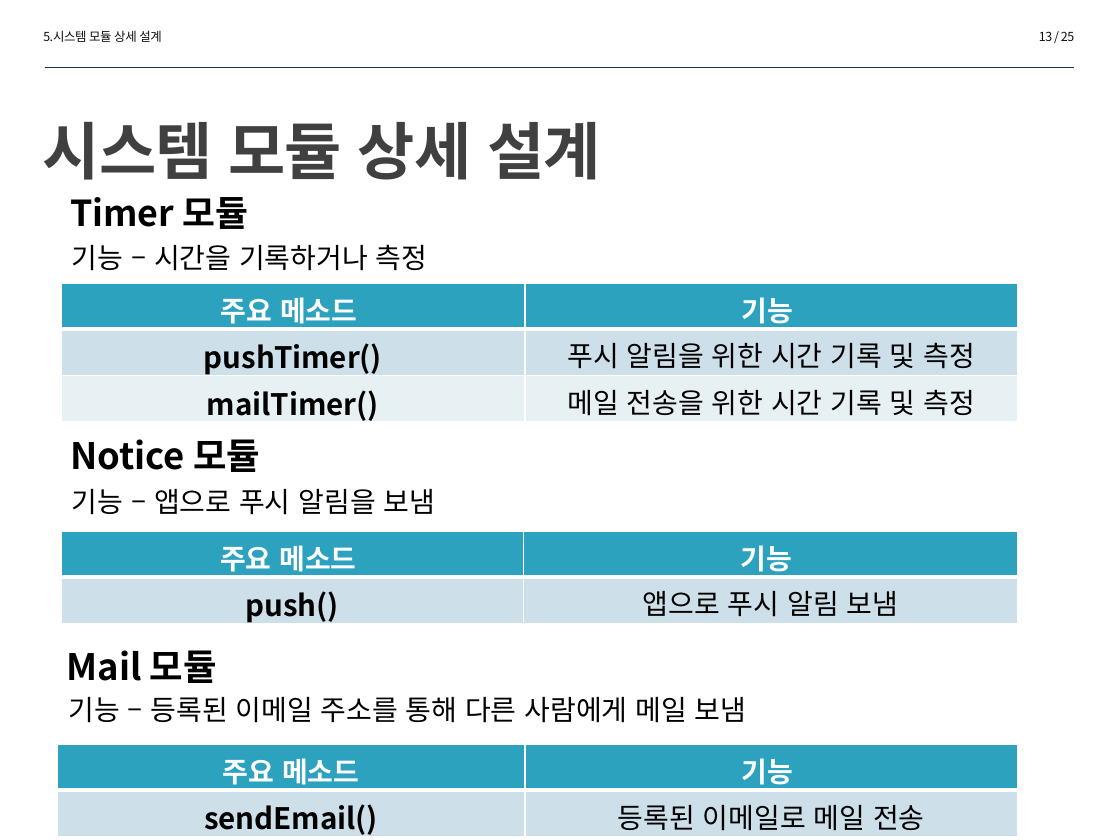
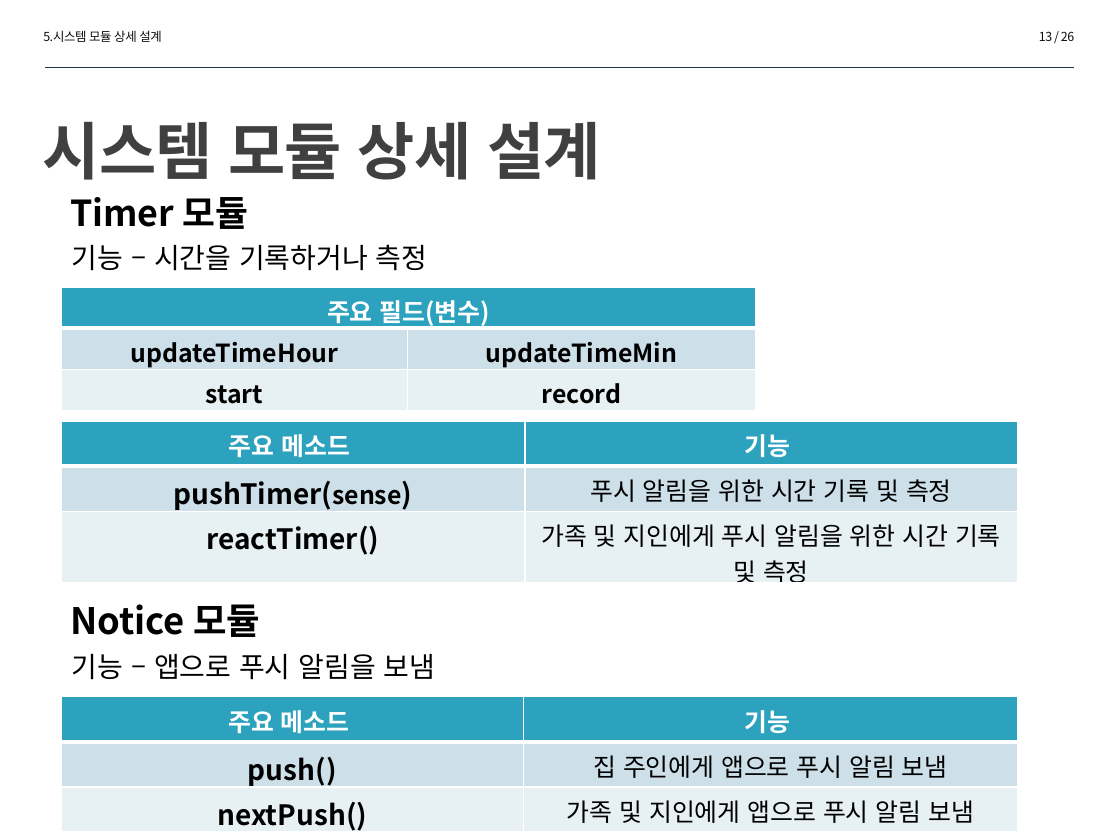
Before and after one commit to dlalscjf94/MinjeongLee, a slide deck: slide 13 of 설계서4-10(이민철,민준호,정재훈).pptx. Drawn at 1120x840 pixels with LibreOffice and Linux fonts; fonts in the diff are those of the drawing. Boxes give left, top, right and bottom in pixels: in the first picture for what was removed or moved away, otherwise in the second. Text is boxed around its words. In the diff, an @@ line names an element or a change of style, - is before the commit and + after.

```diff
--- a/설계서4-10(이민철,민준호,정재훈).pptx
+++ b/설계서4-10(이민철,민준호,정재훈).pptx
@@ page number at [1039, 31, 1074, 41]: text changed @@
-13 / 25
+13 / 26
@@ table added at [62, 287, 756, 410], 3 rows, 2 columns @@
+주요 필드(변수) | 
+updateTimeHour | updateTimeMin
+start | record
@@ table at [60, 421, 1017, 586] @@
-row 2, column 1: pushTimer()
+row 2, column 1: pushTimer(sense)
-row 3, column 1: mailTimer()
+row 3, column 1: reactTimer()
-row 3, column 2: 메일 전송을 위한 시간 기록 및 측정
+row 3, column 2: 가족 및 지인에게 푸시 알림을 위한 시간 기록 및 측정
@@ size 18 to 16 pt in "주요 메소드", "기능", "푸시 알림을 위한 시간 기록 및 측정" @@
@@ table: place and size @@
-table at [60, 283, 1017, 425]
+table at [60, 421, 1017, 586]
@@ text "Notice 모듈": place and size @@
-text "Notice 모듈" at [70, 439, 260, 472]
+text "Notice 모듈" at [70, 604, 260, 637]
@@ text "기능 – 앱으로 푸시 알림을 ...": place and size @@
-text "기능 – 앱으로 푸시 알림을 ..." at [72, 489, 436, 515]
+text "기능 – 앱으로 푸시 알림을 ..." at [72, 654, 436, 680]
@@ text removed at [67, 650, 217, 683] @@
-Mail 모듈
@@ table at [60, 697, 1017, 835] @@
-row 2: push() | 앱으로 푸시 알림 보냄
+row 2: push() | 집 주인에게 앱으로 푸시 알림 보냄
+row 3: nextPush() | 가족 및 지인에게 앱으로 푸시 알림 보냄
@@ table: place and size @@
-table at [60, 532, 1017, 628]
+table at [60, 697, 1017, 835]
@@ text removed at [68, 697, 747, 723] @@
-기능 – 등록된 이메일 주소를 통해 다른 사람에게 메일 보냄
@@ table removed at [57, 745, 1018, 840], 2 rows, 2 columns @@
-주요 메소드 | 기능
-sendEmail() | 등록된 이메일로 메일 전송
```
Also in this commit, not shown: 4 other slides changed, 1 slide added.
